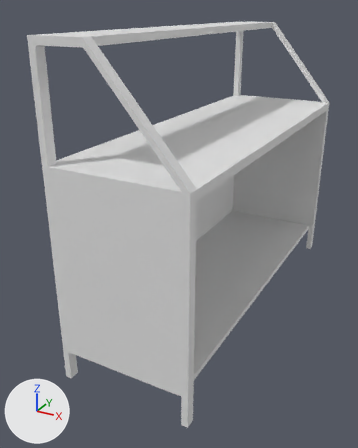
Two versions of the Blender file Assets/Models/car-base.blend, one commit apart.
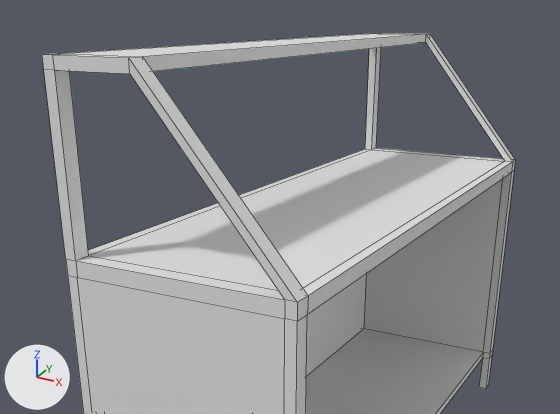
There are two pictures of each version: one whole from a 50 mm camera at (3.21, -7.23, 4.39) aimed at (-0.44, -0.6, 1.07), one close up on the part from 0% to 100% of the width and 0% to 59% of the height. Arrows for +X, +Y and +Z are at lower left; the lights stay in place. The close-ups show mesh edges as thin lines.

The scene before the commit, as lines of its bpy script (objects in view):
```python
me_cube_001 = bpy.data.meshes.new('Cube.001')
me_cube_001.from_pydata(...)  # 113 vertices, 125 faces; spans x -1.0..1.01, y -2.99..2.99, z -1.64..3.01
ob_cube = bpy.data.objects.new('Cube', me_cube_001)
ob_cube.location = (0.0, 0.0, 1.09)
```
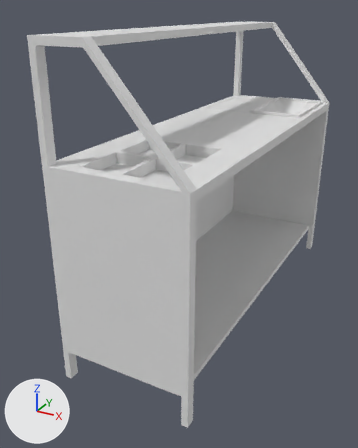
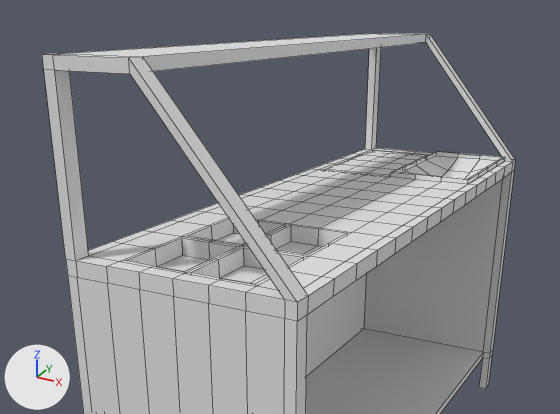
Commit message: car improve

The change, as JSON lines over the scene's bpy script:
```json
{"block": "me_cube_001", "where": "# used by ob_cube; location = (0.0, 0.0, 1.09)"}
{"op": "remove", "block": "me_cube_001", "code": "me_cube_001.from_pydata(...)  # 113 vertices, 125 faces; spans x -1.0..1.01, y -2.99..2.99, z -1.64..3.01"}
{"op": "add", "block": "me_cube_001", "code": "me_cube_001.from_pydata(...)  # 432 vertices, 426 faces; spans x -1.0..1.01, y -2.99..2.99, z -1.64..3.01"}
{"block": "me_cube_001", "change": "me_cube_001 part 1: 319 vertices added at x -1.0..1.01, y -2.99..2.99, z -1.17..1.59"}
```

What differs and where, as boxes [x1, y1, x2, y2] in the close-ups (560 x 414 px):
```json
{"part": 1, "of": "me_cube_001", "change": "added", "after": [76, 148, 512, 414]}
```
